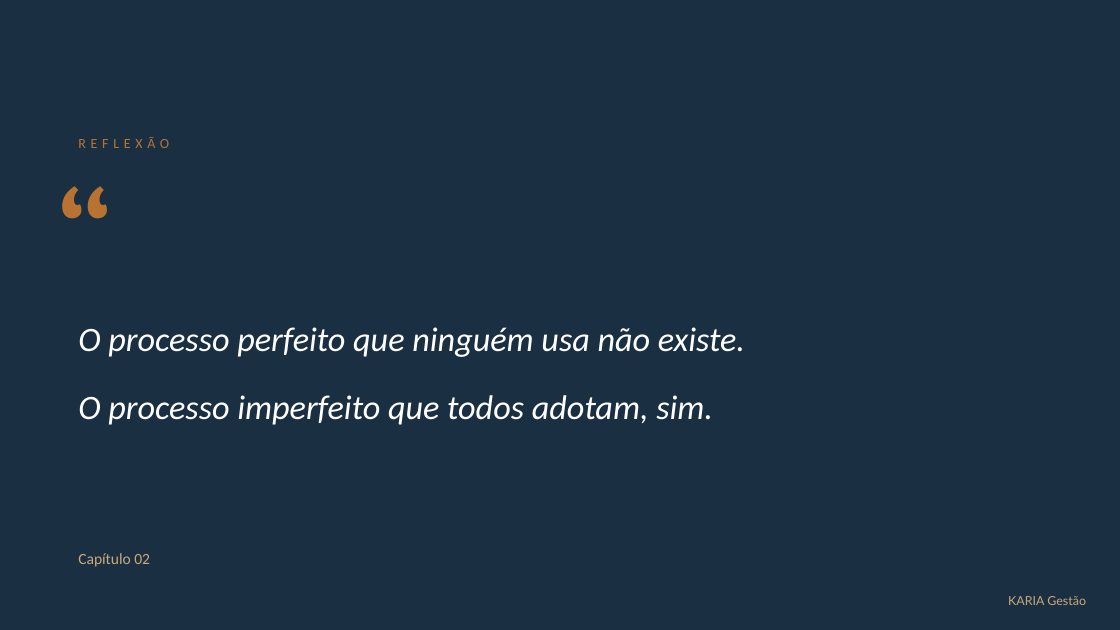
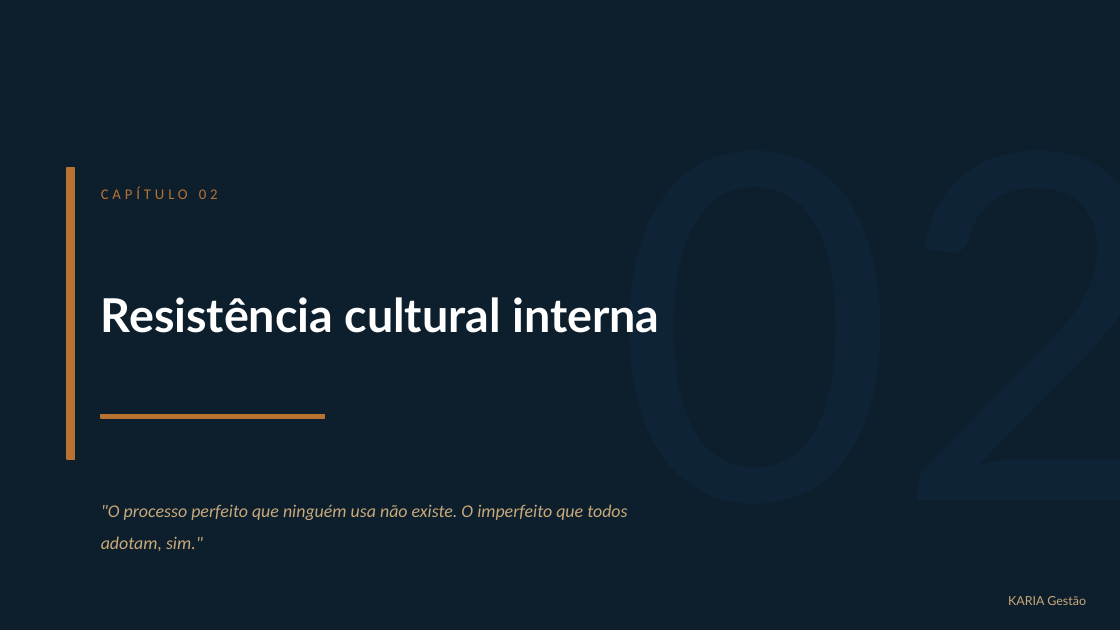
Before and after one commit to kariagestao/kariagestao.github.io, a slide deck: slide 6 of codigo-controller.pptx (slide 14 before the commit). Drawn at 1120x630 pixels with LibreOffice and Linux fonts; fonts in the diff are those of the drawing. Boxes give left, top, right and bottom in pixels: in the first picture for what was removed or moved away, otherwise in the second. Text is boxed around its words. In the diff, an @@ line names an element or a change of style, - is before the commit and + after.

```diff
--- a/codigo-controller.pptx
+++ b/codigo-controller.pptx
@@ background #1A3042 to #0D1F2D @@
@@ text removed at (78, 137, 169, 148) @@
-REFLEXÃO
@@ text removed at (56, 162, 179, 297) @@
-“
@@ rectangle added at (67, 168, 75, 459), fill #B87333, outline #B87333 1 pt @@
@@ text at (101, 186, 218, 199): text changed; size 10 to 9.5 pt; text colour #C9A97A to #B87333 @@
-Capítulo 02
+CAPÍTULO 02
@@ text added at (101, 297, 659, 333), 30 pt, text #FFFFFF, bold @@
+Resistência cultural interna
@@ text added at (616, 307, 1120, 517), 310 pt, text #0E2436 @@
+02
@@ rectangle added at (101, 414, 325, 419), fill #B87333, outline #B87333 1 pt @@
@@ text at (101, 504, 627, 551): text changed; size 22 to 11.5 pt; text colour #FFFFFF to #C9A97A @@
-O processo perfeito que ninguém usa não existe.
-O processo imperfeito que todos adotam, sim.
+"O processo perfeito que ninguém usa não existe. O imperfeito que todos adotam, sim."
```
Also in this commit, not shown: 11 other slides changed, 2 slides added, 18 slides removed.
